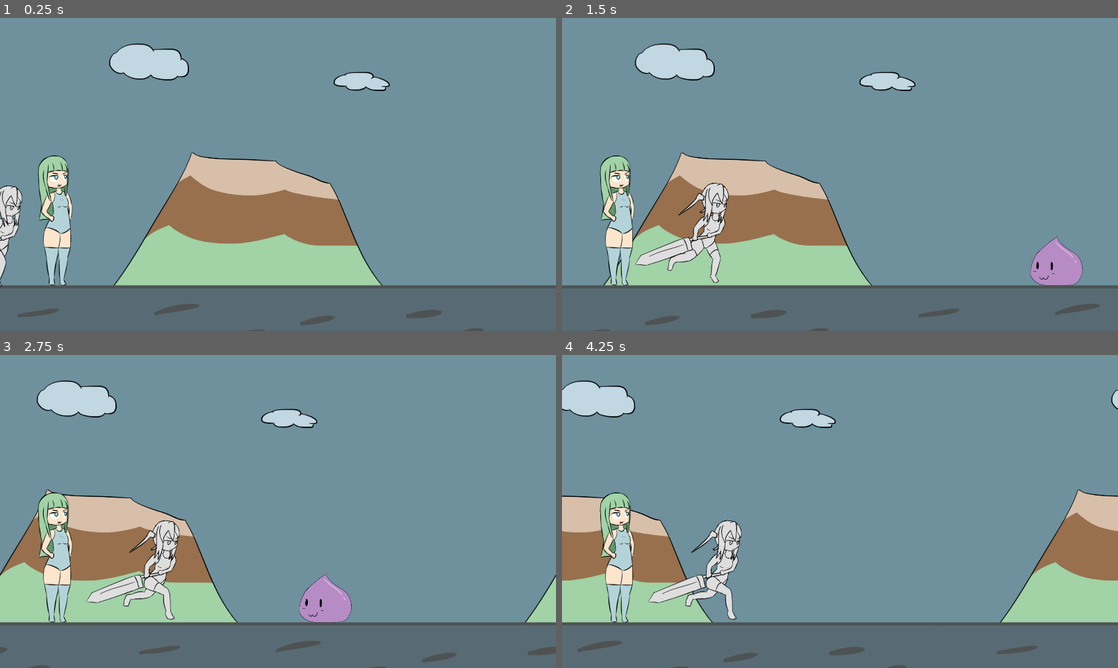
Above: before the commit, frames 1-4 (two rows, left to right).
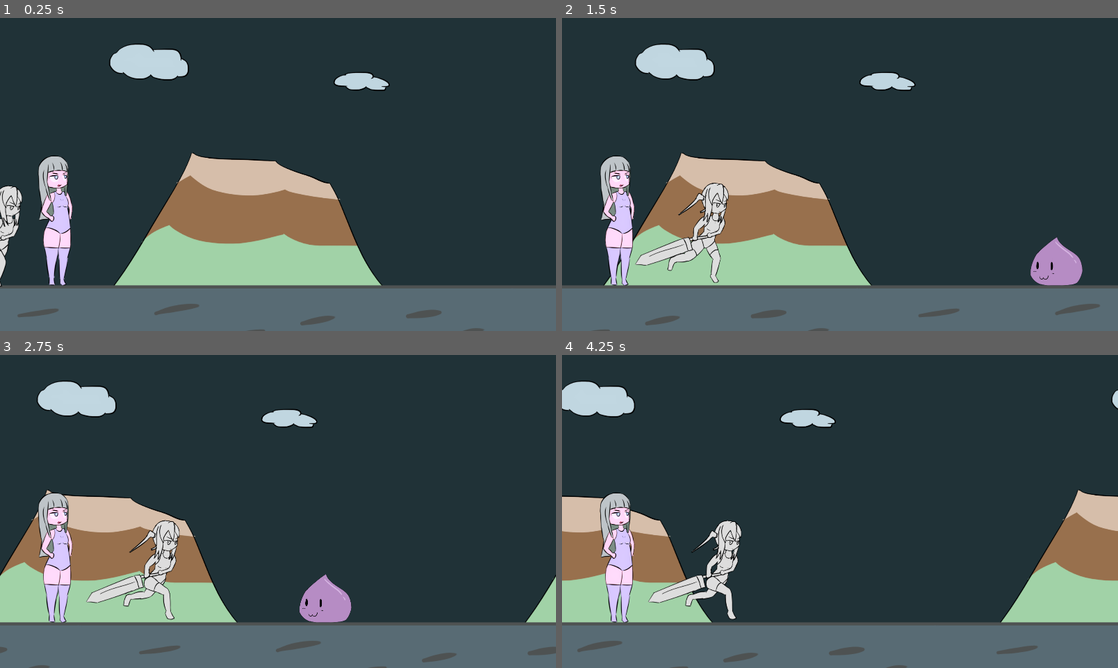
Above: after the commit, the same moments.

Repository: BeatMil/Animurun
Game: Godot game, scene res://Scenes/Forest.tscn
Same seed, same stepped clock (60 frames per second), same inputs: the game is played once before the commit and once after it.
Inputs:
- Up to frame 1 (0.25 s): no input
- Up to frame 2 (1.5 s): tap Enter (ui_accept) at 0.5, 0.77 s
- Up to frame 3 (2.75 s): tap Enter (ui_accept) at 1.52 s
- Up to frame 4 (4.25 s): tap Enter (ui_accept) at 3.02, 3.77 s

The runs differ from the first frame. In frame 1, 69% of the frame differs, in the area x 0-100%, y 0-86%; in frame 2, 69%; in frame 3, 70%; in frame 4, 70%.

Commit message:
Learn about WorldEnvironment

Diff:
--- a/Scenes/Forest.tscn
+++ b/Scenes/Forest.tscn
@@ -73,26 +73,38 @@
 tracks/4/type = "value"
 tracks/4/imported = false
 tracks/4/enabled = true
-tracks/4/path = NodePath("ChiichanPos/ChiichanRun:modulate")
+tracks/4/path = NodePath("ChiichanPos/ChiichanRun:frame")
 tracks/4/interp = 1
 tracks/4/loop_wrap = true
 tracks/4/keys = {
 "times": PackedFloat32Array(0),
 "transitions": PackedFloat32Array(1),
-"update": 0,
-"values": [Color(1, 1, 1, 1)]
+"update": 1,
+"values": [0]
 }
 tracks/5/type = "value"
 tracks/5/imported = false
 tracks/5/enabled = true
-tracks/5/path = NodePath("ChiichanPos/ChiichanRun:frame")
+tracks/5/path = NodePath("ChiichanPos/ChiichanRun:self_modulate")
 tracks/5/interp = 1
 tracks/5/loop_wrap = true
 tracks/5/keys = {
 "times": PackedFloat32Array(0),
 "transitions": PackedFloat32Array(1),
-"update": 1,
-"values": [0]
+"update": 0,
+"values": [Color(1, 1, 1, 1)]
+}
+tracks/6/type = "value"
+tracks/6/imported = false
+tracks/6/enabled = true
+tracks/6/path = NodePath("ChiichanPos/ChiichanRun:modulate")
+tracks/6/interp = 1
+tracks/6/loop_wrap = true
+tracks/6/keys = {
+"times": PackedFloat32Array(0),
+"transitions": PackedFloat32Array(1),
+"update": 0,
+"values": [Color(1, 1, 1, 1)]
 }
 
 [sub_resource type="Animation" id="Animation_gbfl8"]
@@ -314,6 +326,18 @@
 "update": 1,
 "values": [4]
 }
+tracks/4/type = "value"
+tracks/4/imported = false
+tracks/4/enabled = true
+tracks/4/path = NodePath("ChiichanPos/ChiichanRun:self_modulate")
+tracks/4/interp = 1
+tracks/4/loop_wrap = true
+tracks/4/keys = {
+"times": PackedFloat32Array(0),
+"transitions": PackedFloat32Array(1),
+"update": 0,
+"values": [Color(1, 1, 1, 1)]
+}
 
 [sub_resource type="AnimationLibrary" id="AnimationLibrary_8jhmc"]
 _data = {
@@ -360,11 +384,44 @@
 "intro": SubResource("Animation_oyjc2")
 }
 
+[sub_resource type="Environment" id="Environment_3nkag"]
+background_mode = 3
+ssil_radius = 8.49
+ssil_intensity = 5.07
+ssil_sharpness = 0.4
+sdfgi_bounce_feedback = 0.95
+glow_enabled = true
+glow_levels/1 = 2.46
+glow_levels/2 = 7.69
+glow_levels/3 = 7.46
+glow_intensity = 0.44
+glow_blend_mode = 1
+glow_hdr_threshold = 0.82
+glow_hdr_scale = 0.95
+glow_hdr_luminance_cap = 2.69
+fog_light_color = Color(0.498039, 0.121569, 0.223529, 1)
+fog_light_energy = 6.93
+fog_sun_scatter = 0.34
+fog_density = 0.1772
+fog_height = 20.18
+fog_height_density = 13.5172
+volumetric_fog_density = 0.45
+volumetric_fog_albedo = Color(0.572549, 0.160784, 0.247059, 1)
+volumetric_fog_emission = Color(0.509804, 0.266667, 0.207843, 1)
+volumetric_fog_emission_energy = 243.04
+volumetric_fog_gi_inject = 1.67
+volumetric_fog_anisotropy = 0.33
+volumetric_fog_length = 80.71
+volumetric_fog_detail_spread = 0.615572
+volumetric_fog_ambient_inject = 0.52
+
 [node name="Forest" type="Node2D"]
 position = Vector2(-1, 0)
 script = ExtResource("1_eprf7")
 
 [node name="KaisoukoLook" type="Sprite2D" parent="."]
+modulate = Color(1.2, 1.2, 1.2, 1)
+self_modulate = Color(0.988235, 0.776471, 1, 1)
 position = Vector2(196, 686)
 texture = ExtResource("1_hoqt7")
 
@@ -403,6 +460,7 @@
 shape = SubResource("RectangleShape2D_iy05h")
 
 [node name="Chiichan" type="RigidBody2D" parent="." groups=["chiichan"]]
+self_modulate = Color(1.5, 1.5, 1.5, 1)
 position = Vector2(492, 737)
 lock_rotation = true
 script = ExtResource("6_o6v6y")
@@ -438,4 +496,7 @@
 [node name="EnemySpawnPos" type="Marker2D" parent="."]
 position = Vector2(2400, 837)
 
+[node name="WorldEnvironment" type="WorldEnvironment" parent="."]
+environment = SubResource("Environment_3nkag")
+
 [connection signal="animation_finished" from="Chiichan/AnimationPlayer" to="Chiichan" method="_on_animation_player_animation_finished"]
--- a/project.godot
+++ b/project.godot
@@ -40,4 +40,4 @@
 
 [rendering]
 
-environment/defaults/default_clear_color=Color(0.431373, 0.568627, 0.615686, 1)
+environment/defaults/default_clear_color=Color(0.133333, 0.2, 0.219608, 1)
Not shown: 1 places in Scenes/Forest.tscn that only renumber resources
